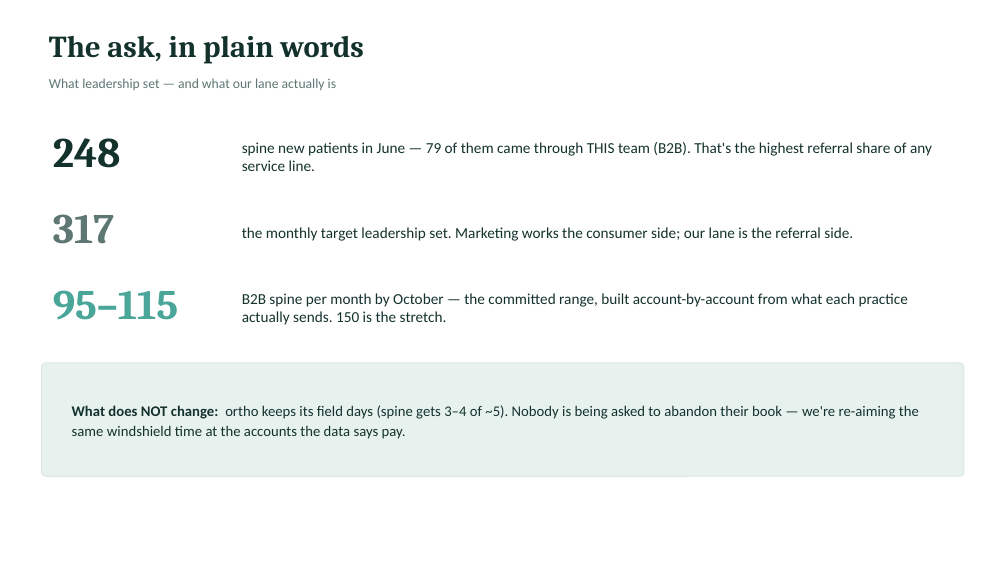
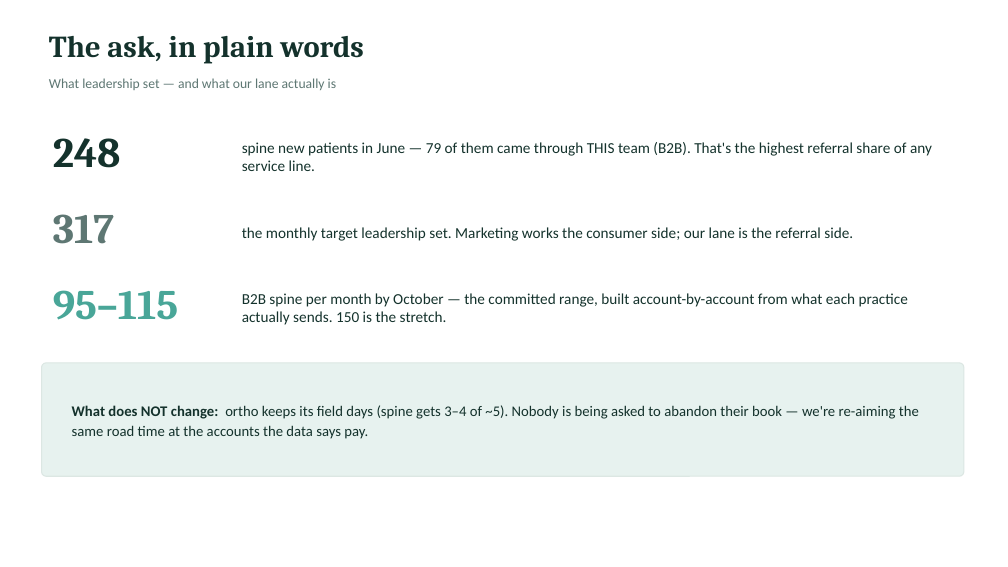
Before and after one commit to JosephAndrewMacLean/SHP, a slide deck: slide 2 of pm/kristen-share/SHP-Spine-Team-Rollout_Kristen_Jul22.pptx. Drawn at 1008x567 pixels with LibreOffice and Linux fonts; fonts in the diff are those of the drawing. Boxes give left, top, right and bottom in pixels: in the first picture for what was removed or moved away, otherwise in the second. Text is boxed around its words. In the diff, an @@ line names an element or a change of style, - is before the commit and + after.

```diff
--- a/pm/kristen-share/SHP-Spine-Team-Rollout_Kristen_Jul22.pptx
+++ b/pm/kristen-share/SHP-Spine-Team-Rollout_Kristen_Jul22.pptx
@@ text at [72, 405, 919, 439]: text changed @@
-What does NOT change: ortho keeps its field days (spine gets 3–4 of ~5). Nobody is being asked to abandon their book — we're re-aiming the same windshield time at the accounts the data says pay.
+What does NOT change: ortho keeps its field days (spine gets 3–4 of ~5). Nobody is being asked to abandon their book — we're re-aiming the same road time at the accounts the data says pay.
```
Also in this commit, not shown: 3 other slides changed, 1 slide removed, 2 other files.
